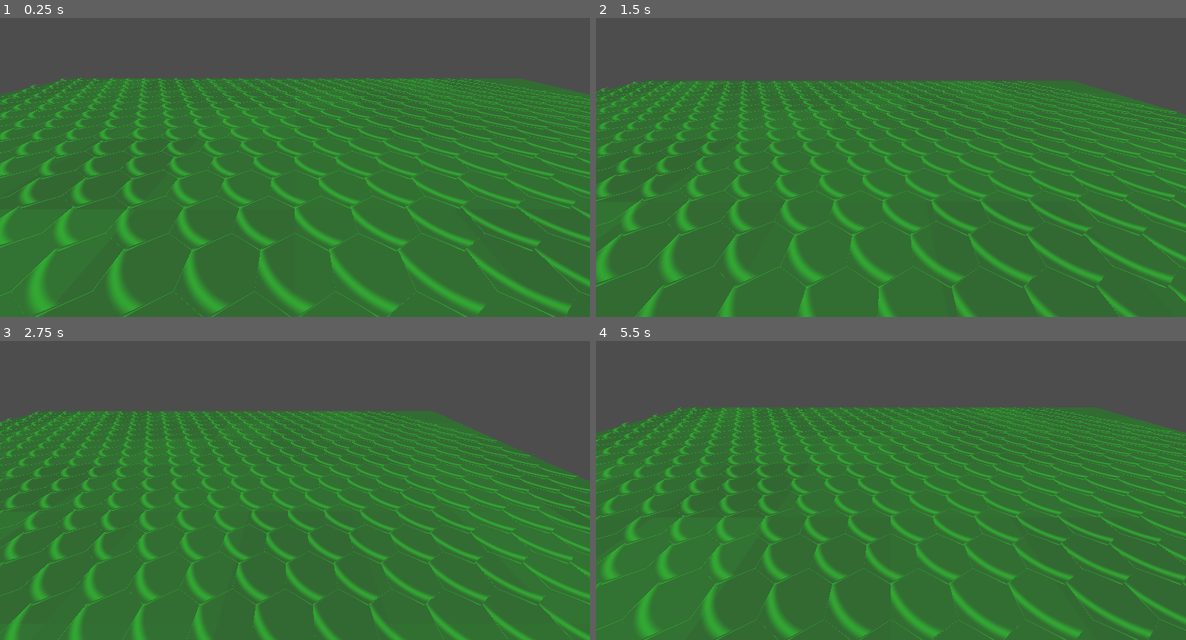
Above: before the commit, frames 1-4 (two rows, left to right).
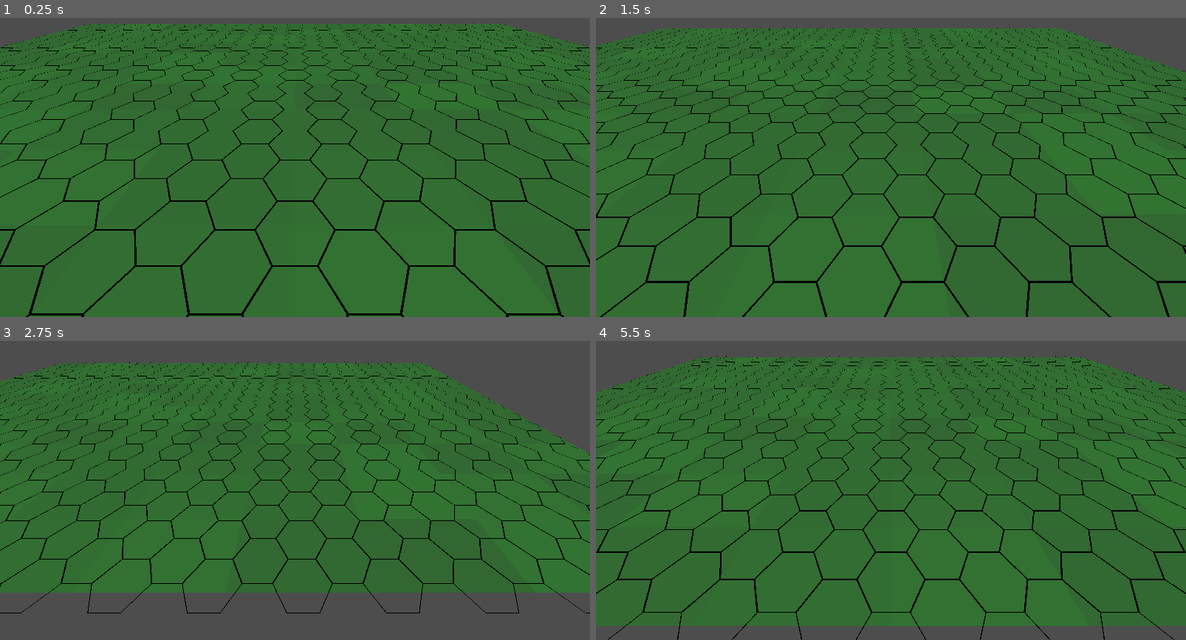
Above: after the commit, the same moments.

Repository: predlol/Clans
Game: Godot game, scene res://Scenes/Combat.tscn
Same seed, same stepped clock (60 frames per second), same inputs: the game is played once before the commit and once after it. Before the commit the project starts from res://Scenes/CombatSzene.tscn.
Inputs (mouse positions are in pixels of both pictures, inside the frame that each line leads up to):
- Up to frame 1 (0.25 s): no input
- Up to frame 2 (1.5 s): tap Enter at 0.5 s; move the mouse to (1020, 134) at 0.52 s; hold D (move_right) 0.53-1.28 s; click (1020, 134) at 0.67 s; move the mouse to (773, 167) at 1.27 s; hold S (move_backward) from 1.28 s (still down)
- Up to frame 3 (2.75 s): move the mouse to (354, 400) at 2.02 s; release S (move_backward) at 2.03 s; hold D (move_right) from 2.03 s (still down)
- Up to frame 4 (5.5 s): move the mouse to (861, 541) at 2.77 s; release D (move_right) at 2.78 s; hold W (move_forward) 2.78-3.53 s; click (861, 541) at 2.92 s; move the mouse to (1068, 523) at 3.52 s; hold A (move_left) 3.53-5.03 s; move the mouse to (714, 424) at 4.27 s; move the mouse to (920, 475) at 5.02 s; hold S (move_backward) from 5.03 s (still down); click (920, 475) at 5.17 s

The runs differ from the first frame. In frame 1, 34% of the frame differs, in the area x 0-100%, y 1-100%; in frame 2, 33%; in frame 3, 42%, in the area x 0-100%, y 6-100%; in frame 4, 36%.

Commit message:
First Gridmap

Diff:
--- a/Scenes/CombatSzene.tscn
+++ b/Scenes/Combat.tscn
@@ -1,15 +1,15 @@
 [gd_scene load_steps=7 format=3 uid="uid://01lg6obhfh4t"]
 
-[ext_resource type="Script" uid="uid://cmn2x1ptosw77" path="res://Scripts/CameraController.gd" id="1_s5mxu"]
-[ext_resource type="Shader" uid="uid://ckjcmnfh7gn2v" path="res://Scenes/Terrain.gdshader" id="2_u8xjh"]
-[ext_resource type="Script" uid="uid://dphmp5xeo2rbf" path="res://Scenes/Grid.gd" id="3_jy761"]
-[ext_resource type="PackedScene" uid="uid://d1oqji5yfw1i7" path="res://Scenes/Tile.tscn" id="4_jy761"]
+[ext_resource type="Script" uid="uid://cmn2x1ptosw77" path="res://Scripts/CameraController.gd" id="1_rq8dt"]
+[ext_resource type="Shader" uid="uid://ckjcmnfh7gn2v" path="res://Shader/Terrain.gdshader" id="2_0dhp0"]
+[ext_resource type="Script" uid="uid://dphmp5xeo2rbf" path="res://Scripts/Grid.gd" id="3_k8hyy"]
+[ext_resource type="PackedScene" uid="uid://cajafa1coixli" path="res://Scenes/Tile.tscn" id="4_vet15"]
 
 [sub_resource type="PlaneMesh" id="PlaneMesh_kln2b"]
 
 [sub_resource type="ShaderMaterial" id="ShaderMaterial_rgh2o"]
 render_priority = 0
-shader = ExtResource("2_u8xjh")
+shader = ExtResource("2_0dhp0")
 shader_parameter/moss_color = Color(0.2, 0.4, 0.2, 1)
 shader_parameter/noise_scale = 10.0
 shader_parameter/brightness_variation = 0.05
@@ -17,15 +17,15 @@
 [node name="CombatSzene" type="Node3D"]
 
 [node name="Camera3D" type="Camera3D" parent="."]
-transform = Transform3D(1, 0, 0, 0, 0.866025, 0.5, 0, -0.5, 0.866025, 0, 10, 0)
-script = ExtResource("1_s5mxu")
+transform = Transform3D(1, 0, 0, 0, 0.766044, 0.642787, 0, -0.642787, 0.766044, 0, 10, 30)
+script = ExtResource("1_rq8dt")
 
 [node name="Terrain" type="MeshInstance3D" parent="."]
-transform = Transform3D(50, 0, 0, 0, 1, 0, 0, 0, 50, 0, 0, 0)
+transform = Transform3D(50, 0, 0, 0, 1, 0, 0, 0, 30, 0, 0, 0)
 mesh = SubResource("PlaneMesh_kln2b")
 surface_material_override/0 = SubResource("ShaderMaterial_rgh2o")
 
 [node name="HexGrid" type="Node3D" parent="." node_paths=PackedStringArray("terrain")]
-script = ExtResource("3_jy761")
-tile_scene = ExtResource("4_jy761")
+script = ExtResource("3_k8hyy")
+tile_scene = ExtResource("4_vet15")
 terrain = NodePath("../Terrain")
--- a/Scenes/Tile.tscn
+++ b/Scenes/Tile.tscn
@@ -1,22 +1,6 @@
-[gd_scene load_steps=4 format=3 uid="uid://d1oqji5yfw1i7"]
+[gd_scene load_steps=2 format=3 uid="uid://cajafa1coixli"]
 
-[ext_resource type="Shader" uid="uid://cca1mdf1umhxg" path="res://Scenes/HexTile.gdshader" id="1_t0yj4"]
+[ext_resource type="Script" uid="uid://b4m1ov8lpcmio" path="res://Scripts/HexTile.gd" id="1_t0yj4"]
 
-[sub_resource type="CylinderMesh" id="CylinderMesh_iof5j"]
-top_radius = 2.0
-bottom_radius = 2.0
-radial_segments = 6
-
-[sub_resource type="ShaderMaterial" id="ShaderMaterial_r4md0"]
-render_priority = 0
-shader = ExtResource("1_t0yj4")
-shader_parameter/edge_color = Color(0.2, 0.8, 0.2, 1)
-shader_parameter/edge_thickness = 0.05
-shader_parameter/alpha_strength = 0.6
-
-[node name="Tile" type="Node3D"]
-
-[node name="MeshInstance3D" type="MeshInstance3D" parent="."]
-transform = Transform3D(1, 0, 0, 0, 0.1, 0, 0, 0, 1, 0, 0.1, 0)
-mesh = SubResource("CylinderMesh_iof5j")
-surface_material_override/0 = SubResource("ShaderMaterial_r4md0")
+[node name="HexTile" type="MeshInstance3D"]
+script = ExtResource("1_t0yj4")
--- a/Scenes/Grid.gd
+++ b/Scripts/Grid.gd
@@ -31,8 +31,9 @@
 			tile.position = pos
 			add_child(tile)
 
+
 func axial_to_world(q: int, r: int) -> Vector3:
-	var radius = tile_radius
-	var x = radius * sqrt(3) * (q + r * 0.5)
-	var z = radius * 1.5 * r
+	var R = tile_radius
+	var x = 1.5 * R * q
+	var z = sqrt(3) * R * (r + 0.5 * (q % 2))
 	return Vector3(x, 0.05, z)
--- /dev/null
+++ b/Scripts/HexTile.gd
@@ -0,0 +1,45 @@
+extends MeshInstance3D
+
+@export var outer_radius: float = 2
+@export var thickness: float = 0.05
+@export var color: Color = Color(0.1, 0.1, 0.1)
+
+func _ready():
+	generate_hex_ring()
+
+func generate_hex_ring():
+	var mesh = ArrayMesh.new()
+	var st = SurfaceTool.new()
+	st.begin(Mesh.PRIMITIVE_TRIANGLES)
+
+	var angle_step = TAU / 6.0
+	var angle_offset = deg_to_rad(30)
+
+
+	for i in range(6):
+		var a1 = i * angle_step + angle_offset
+		var a2 = ((i + 1) % 6) * angle_step + angle_offset
+
+		var p1_outer = Vector3(outer_radius * cos(a1), 0, outer_radius * sin(a1))
+		var p2_outer = Vector3(outer_radius * cos(a2), 0, outer_radius * sin(a2))
+
+		var p1_inner = Vector3((outer_radius - thickness) * cos(a1), 0, (outer_radius - thickness) * sin(a1))
+		var p2_inner = Vector3((outer_radius - thickness) * cos(a2), 0, (outer_radius - thickness) * sin(a2))
+
+		# Zwei Dreiecke pro Segment
+		st.set_color(color)
+		st.add_vertex(p1_inner)
+		st.add_vertex(p1_outer)
+		st.add_vertex(p2_outer)
+
+		st.add_vertex(p1_inner)
+		st.add_vertex(p2_outer)
+		st.add_vertex(p2_inner)
+
+	st.generate_normals()
+	st.index()
+	st.commit(mesh)
+
+	self.mesh = mesh
+
+	self.rotation.y = deg_to_rad(30)
--- a/Scenes/HexTile.gdshader
+++ b/Shader/HexTile.gdshader
@@ -2,7 +2,7 @@
 render_mode unshaded, blend_mix, cull_back;
 
 uniform vec3 edge_color : source_color = vec3(0.1, 0.1, 0.1); // sehr dunkles Grau
-uniform float edge_thickness = 0.04;      // dünner Rand
+uniform float edge_thickness = 0.01;      // dünner Rand
 uniform float alpha_strength = 0.03;      // fast unsichtbar
 
 void fragment() {
--- a/Scenes/Terrain.gdshader
+++ b/Shader/Terrain.gdshader
@@ -2,8 +2,8 @@
 render_mode unshaded;
 
 uniform vec3 moss_color : source_color = vec3(0.1, 0.3, 0.1); // dunkleres Moosgrün
-uniform float noise_scale = 25.0;
-uniform float brightness_variation = 0.08; // deutlichere Unterschiede
+uniform float noise_scale = 40.0;
+uniform float brightness_variation = 0.1; // deutlichere Unterschiede
 
 float rand(vec2 co) {
     return fract(sin(dot(co, vec2(12.9898,78.233))) * 43758.5453);
Renamed: Scenes/Grid.gd.uid -> Scripts/Grid.gd.uid
Not shown, added: Scripts/HexTile.gd.uid
Renamed: Scenes/HexTile.gdshader.uid -> Shader/HexTile.gdshader.uid
Renamed: Scenes/Terrain.gdshader.uid -> Shader/Terrain.gdshader.uid
